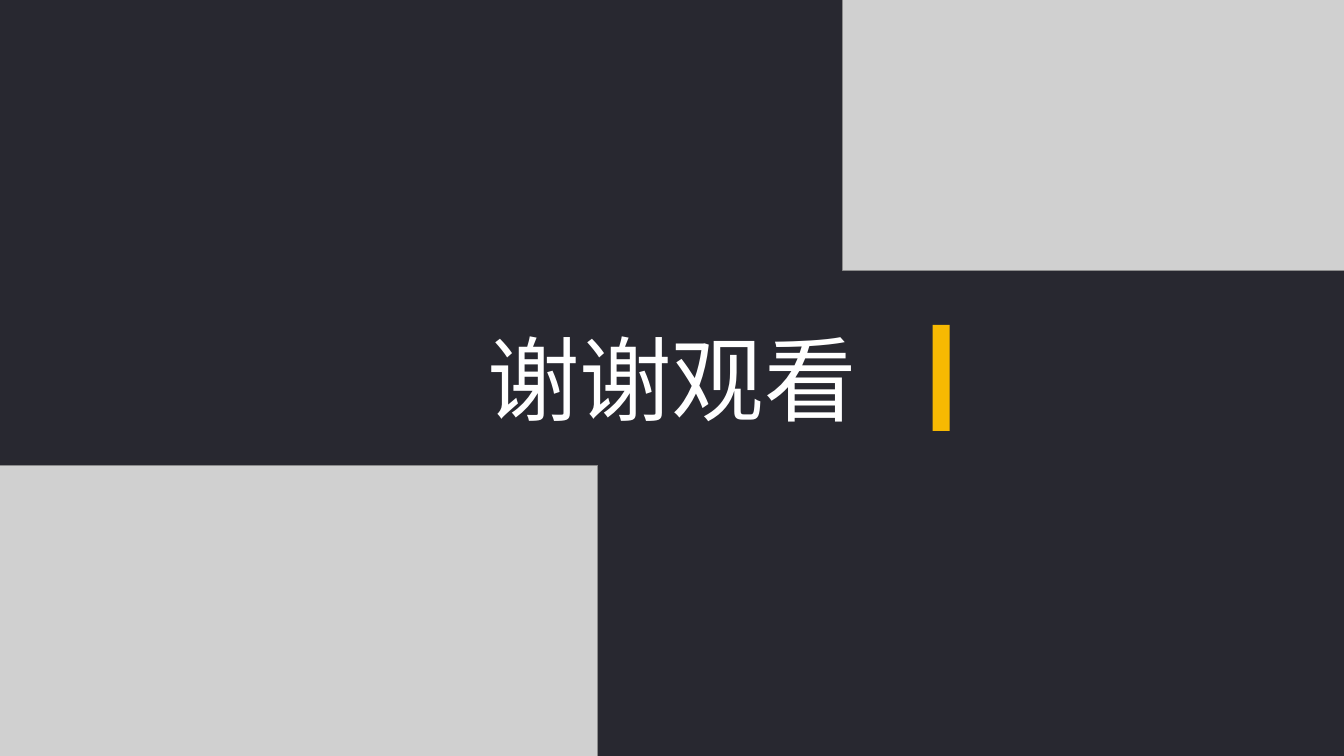
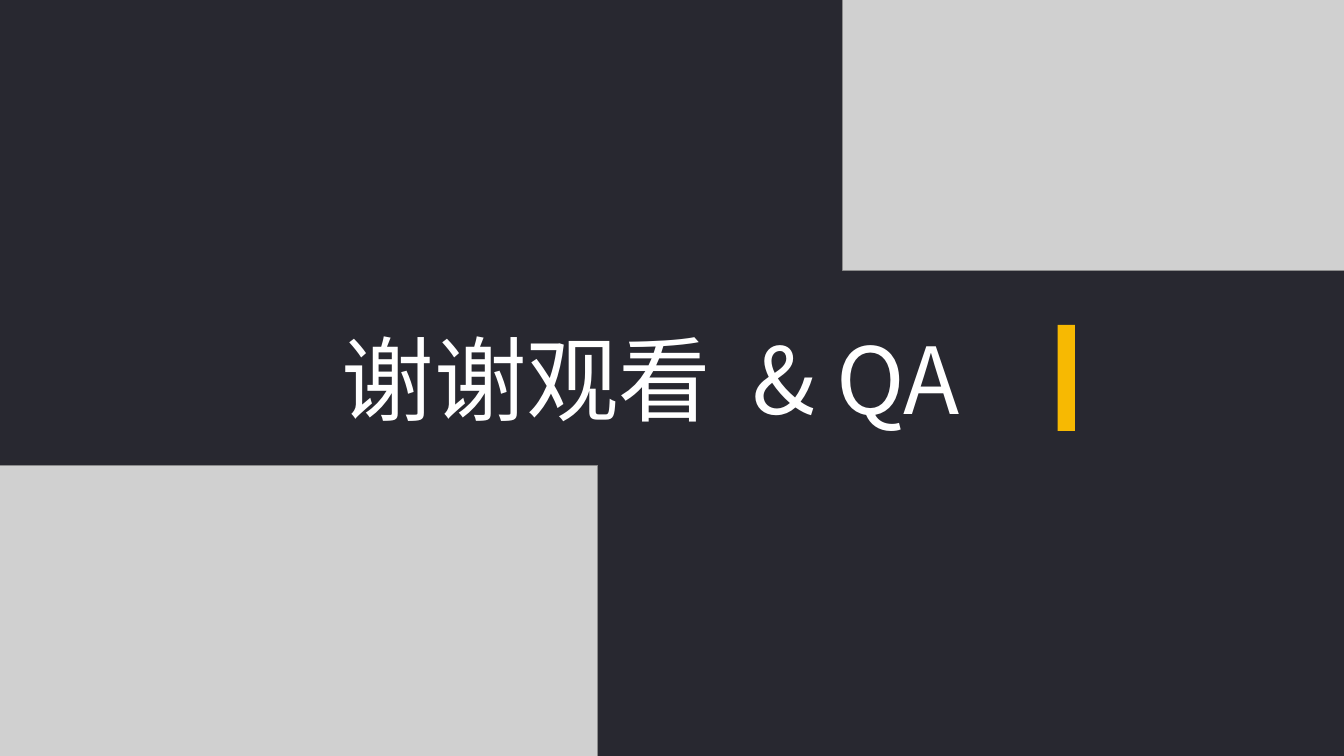
Before and after one commit to bryandsy/ss_homework, a slide deck: slide 25 of 高级软工汇报_张亮&张梦菲&蒋文慧.pptx (slide 24 before the commit). Drawn at 1344x756 pixels with LibreOffice and Linux fonts; fonts in the diff are those of the drawing; grey boxes stand for pictures. Boxes give left, top, right and bottom in pixels: in the first picture for what was removed or moved away, otherwise in the second. Text is boxed around its words. In the diff, an @@ line names an element or a change of style, - is before the commit and + after.

```diff
--- a/高级软工汇报_张亮&张梦菲&蒋文慧.pptx
+++ b/高级软工汇报_张亮&张梦菲&蒋文慧.pptx
@@ rectangle: place and size @@
-rectangle at [933, 326, 950, 432]
+rectangle at [1058, 326, 1075, 432]
@@ text at [342, 336, 960, 431]: text changed @@
-谢谢观看
+谢谢观看 & QA
```
Also in this commit, not shown: 8 other slides changed, 1 slide added.
